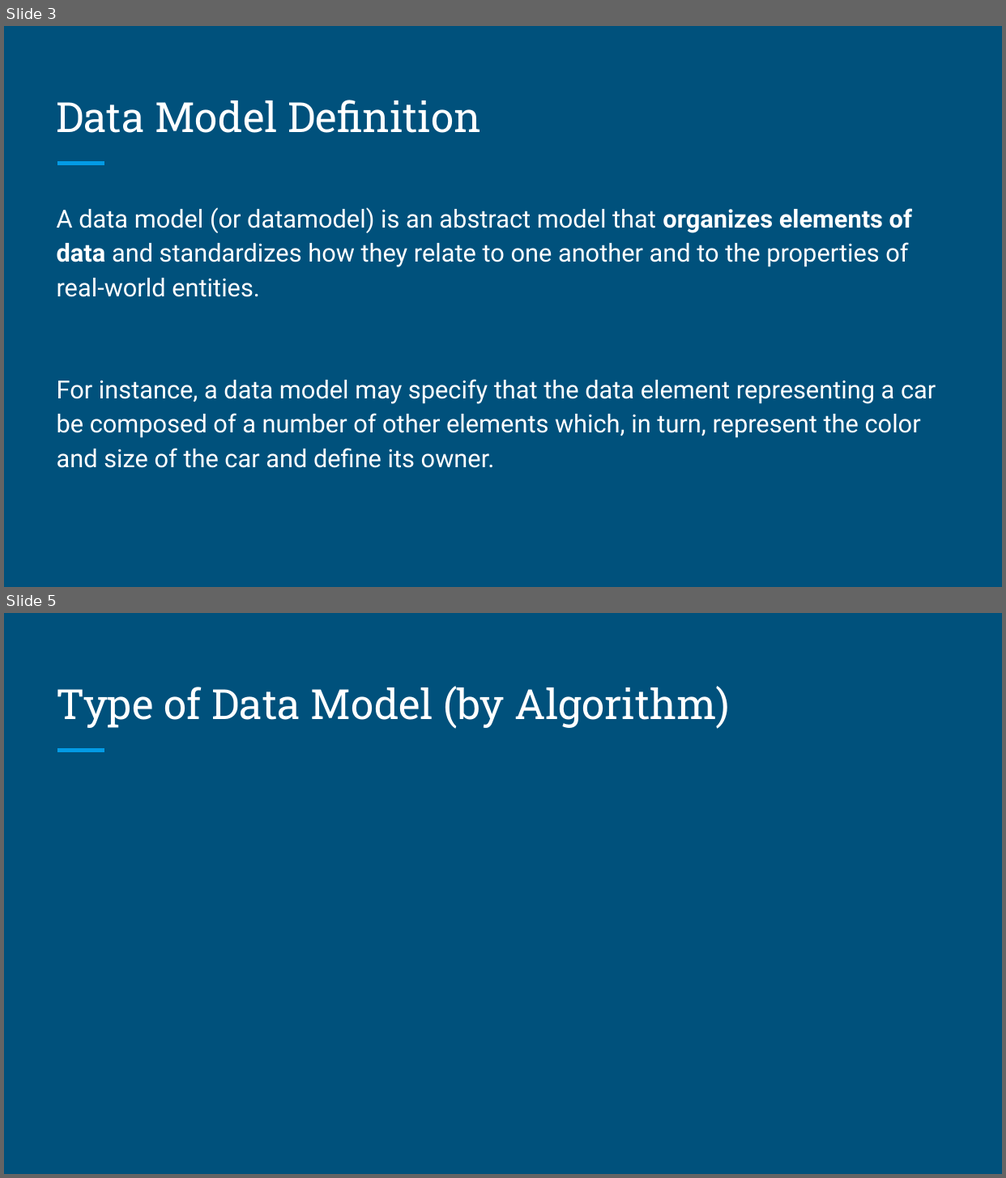
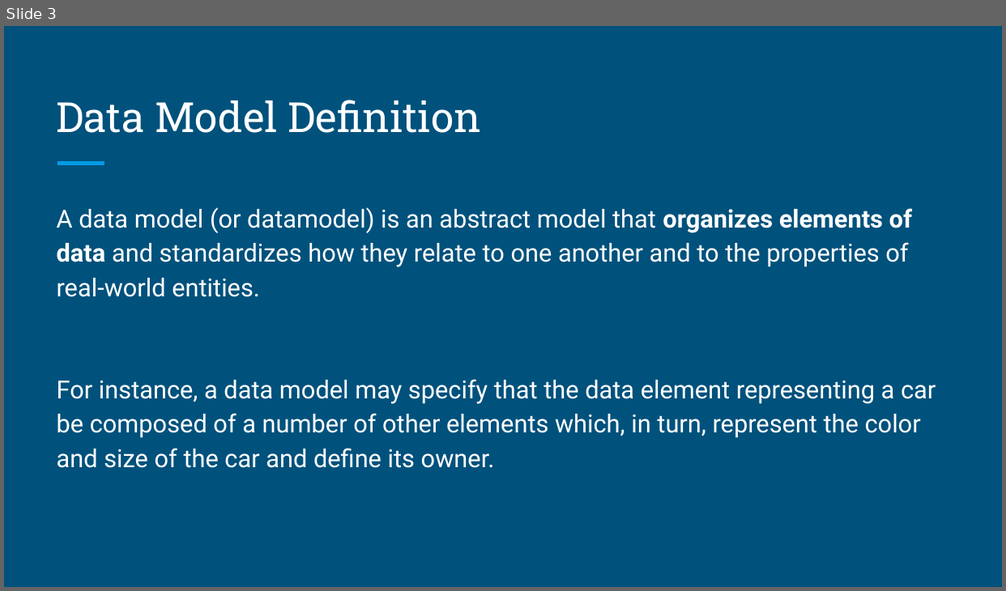
Before and after one commit to brandonyph/APB-Workshop-DataAnalyticsEssentials, a slide deck: Week 7-Model Basics and Building/Week 7-Model Basics and Building.pptx. Shown one above the other, each under a label of ours: slides 3 and 5 before the commit, slide 3 after it; the slides between them are not shown. The pictures are 1006x1178 and 1006x591 pixels, drawn with LibreOffice and Linux fonts; fonts in the diff are those of the drawing. Boxes give left, top, right and bottom in pixels: in the first picture for what was removed or moved away, otherwise in the second. Text is boxed around its words. In the diff, an @@ line names an element or a change of style, - is before the commit and + after.

```diff
--- a/Week 7-Model Basics and Building/Week 7-Model Basics and Building.pptx
+++ b/Week 7-Model Basics and Building/Week 7-Model Basics and Building.pptx
@@ slide 5 removed at bbox=[4, 613, 1002, 1174], background #00517C; not listed: 1 template element that a slide beside it also shows @@
@@ title removed at bbox=[57, 686, 730, 729] @@
-Type of Data Model (by Algorithm)
```
Also in this commit, not shown: 3 slides changed, 4 slides added, 3 other slides removed, 8 other files.
